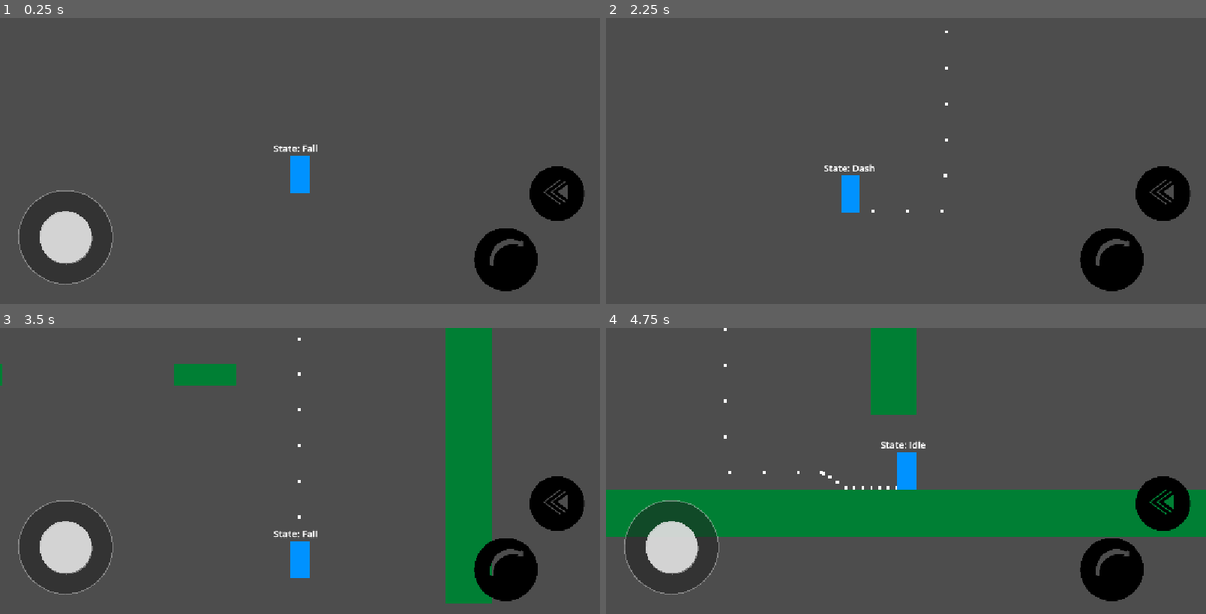
Above: before the commit, frames 1-4 (two rows, left to right).
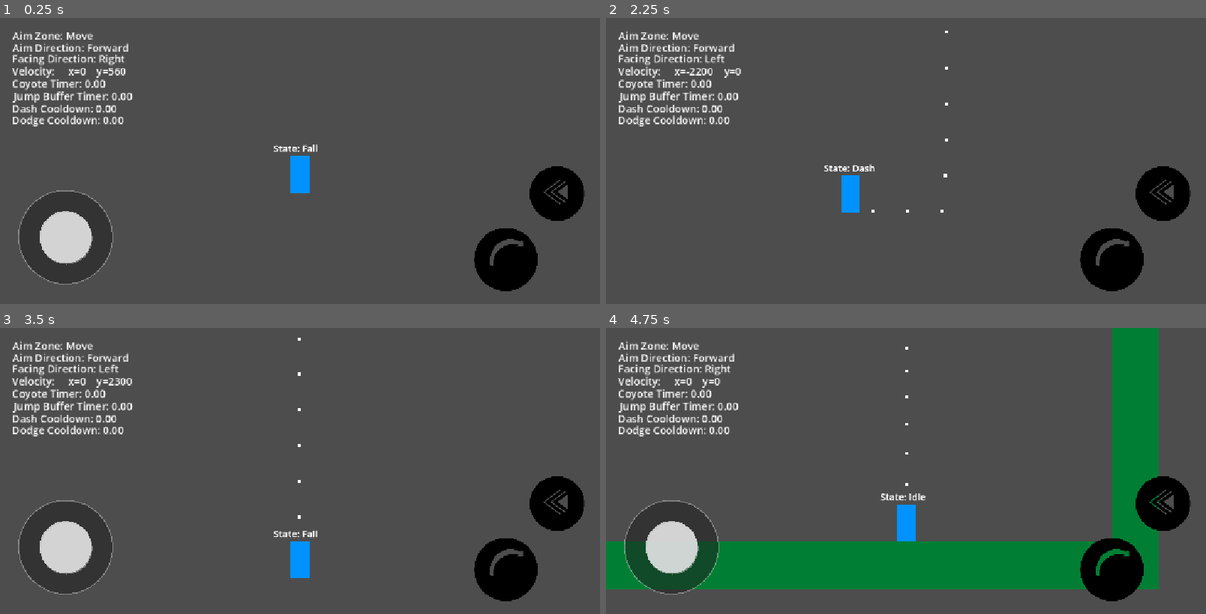
Above: after the commit, the same moments.

Repository: Mrdarx444/Veinbreaker
Game: Godot game, scene res://source/test/world.tscn
Same seed, same stepped clock (60 frames per second), same inputs: the game is played once before the commit and once after it.
Inputs (mouse positions are in pixels of both pictures, inside the frame that each line leads up to):
- Up to frame 1 (0.25 s): no input
- Up to frame 2 (2.25 s): tap Enter at 0.5 s; move the mouse to (1038, 146) at 0.52 s; hold D (Right) 0.53-1.25 s; tap Shift (Dash) at 0.6, 2.1 s; click (1038, 146) at 0.67 s; tap Space (Jump) at 0.77 s; drag from (786, 175) to (876, 218) at 1.27 s; move the mouse to (966, 98) at 2.02 s; hold A (Left) from 2.03 s (still down)
- Up to frame 3 (3.5 s): release A (Left) at 2.75 s; drag from (270, 528) to (120, 428) at 2.77 s
- Up to frame 4 (4.75 s): move the mouse to (1086, 513) at 3.52 s; hold D (Right) 3.53-4.25 s; tap Shift (Dash) at 3.6 s; tap Space (Jump) at 3.77 s; drag from (726, 428) to (816, 399) at 4.27 s

The runs differ from the first frame. In frame 1, 2.1% of the frame differs, in the area x 2-23%, y 4-38%; in frame 2, 2.1%; in frame 3, 10%; in frame 4, 37%, in the area x 0-100%, y 0-92%.

Commit message:
Modify Big Fall Condition to Maximum Velocity

Diff:
--- a/source/scenes/Player/player.tscn
+++ b/source/scenes/Player/player.tscn
@@ -155,6 +155,9 @@
 one_shot = true
 
 [node name="StunningTimer" type="Timer" parent="Timers" unique_id=467017885]
+one_shot = true
+
+[node name="BigFallTimer" type="Timer" parent="Timers" unique_id=1508556588]
 one_shot = true
 
 [node name="HUD" type="CanvasLayer" parent="." unique_id=69797456]
--- a/source/scripts/Player/States/fall_state.gd
+++ b/source/scripts/Player/States/fall_state.gd
@@ -21,7 +21,8 @@
 	super.movement_handle(delta, player)
 	if forced_fall:
 		player.velocity.x = 0
-	if player.velocity.y >= player.max_fall_speed:
+	if player.velocity.y >= player.max_fall_speed and !is_big_fall and player.big_fall_timer.is_stopped():
+		player.big_fall_timer.start()
 		is_big_fall = true
 
 func gravity_handle(delta: float, player: Player):
@@ -36,7 +37,7 @@
 
 func get_next_state(player: Player) -> StringName:
 	if player.is_on_floor():
-		if is_big_fall:
+		if is_big_fall and player.big_fall_timer.is_stopped():
 			return &"Stunned"
 		if player.joystick.move_direction != 0 and player.can_move:
 			return &"Move"
--- a/source/scripts/Player/player.gd
+++ b/source/scripts/Player/player.gd
@@ -20,6 +20,7 @@
 @export var coyote_time: float = 0.13
 @export var jump_buffer_time: float = 0.12
 @export var air_resistence_coefficient: float = 0.94
+@export var big_fall_time: float = 0.5 # After Reaching Max Fall velocity
 @export_subgroup("Wall slide & jump")
 @export_range(0, 1, .01) var wall_slide_coefficient: float = 1.1
 @export var wall_slide_initial_velocity: float = 120.0
@@ -75,9 +76,10 @@
 @onready var dodge_timer: Timer = $Timers/DodgeTimer
 @onready var dodge_cooldown_timer: Timer = $Timers/DodgeCooldown
 @onready var stunning_timer: Timer = $Timers/StunningTimer
+@onready var big_fall_timer: Timer = $Timers/BigFallTimer
 
 # Debugging
-const DEBUG_MODE: bool = false
+const DEBUG_MODE: bool = true
 @onready var debug_labels_container: Control = $HUD/Debug
 @onready var zone_label: Label = $HUD/Debug/Zone
 @onready var direction_label: Label = $HUD/Debug/Direction
@@ -103,6 +105,7 @@
 	dash_cooldown_timer.wait_time = dash_cooldown_time
 	dodge_timer.wait_time = dodge_time
 	dodge_cooldown_timer.wait_time = dodge_cooldown_time
+	big_fall_timer.wait_time = big_fall_time
 
 func _debug():
 	zone_label.text = "Aim Zone: " + joystick.aim_zone_debbug[joystick.current_zone]
--- a/source/test/world.tscn
+++ b/source/test/world.tscn
@@ -50,7 +50,7 @@
 shape = SubResource("RectangleShape2D_v5nji")
 
 [node name="Player" parent="." unique_id=1568325260 instance=ExtResource("1_4loxo")]
-position = Vector2(2502, -4217)
+position = Vector2(4185, -5229)
 
 [node name="Wall1" type="StaticBody2D" parent="." unique_id=718185708]
 position = Vector2(768, -95)
